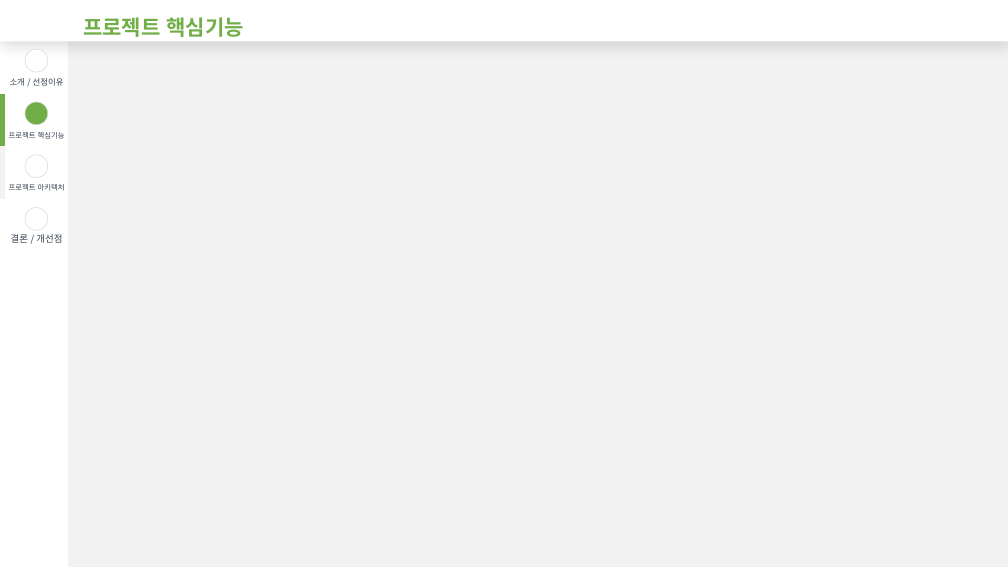
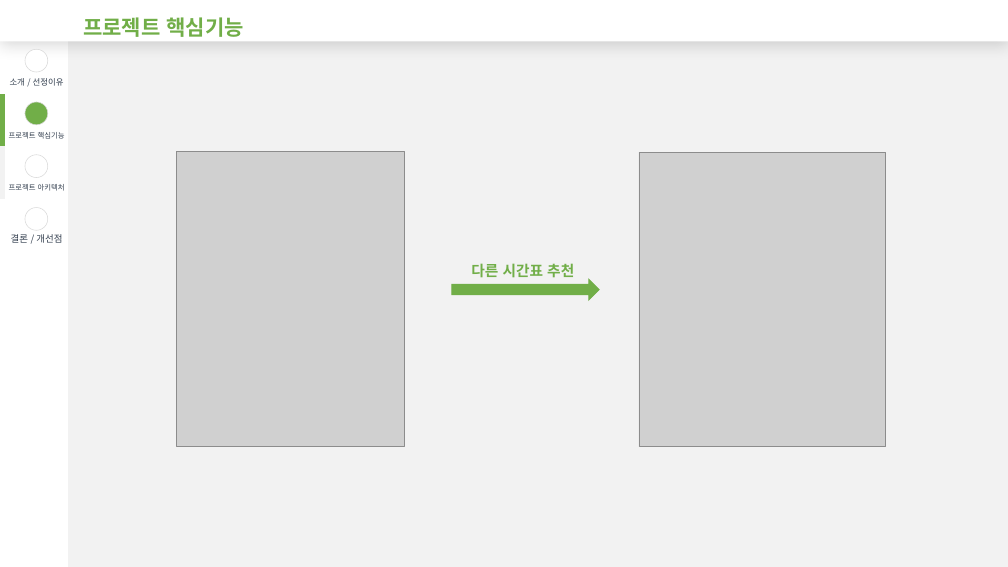
Before and after one commit to ssongms/Recommend_timetable_chatbot, a slide deck: slide 7 of Presentation.pptx. Drawn at 1008x567 pixels with LibreOffice and Linux fonts; fonts in the diff are those of the drawing; grey boxes stand for pictures. Boxes give left, top, right and bottom in pixels: in the first picture for what was removed or moved away, otherwise in the second. Text is boxed around its words. In the diff, an @@ line names an element or a change of style, - is before the commit and + after.

```diff
--- a/Presentation.pptx
+++ b/Presentation.pptx
@@ picture added at (x1=176, y1=151, x2=405, y2=446) @@
@@ picture added at (x1=639, y1=152, x2=886, y2=447) @@
@@ text added at (x1=471, y1=263, x2=574, y2=278), 14 pt, text #71AE48, bold @@
+다른 시간표 추천
@@ right arrow added at (x1=452, y1=280, x2=600, y2=300), fill #71AE48, outline #71AE48 1 pt @@
```
Also in this commit, not shown: 3 other slides changed.
